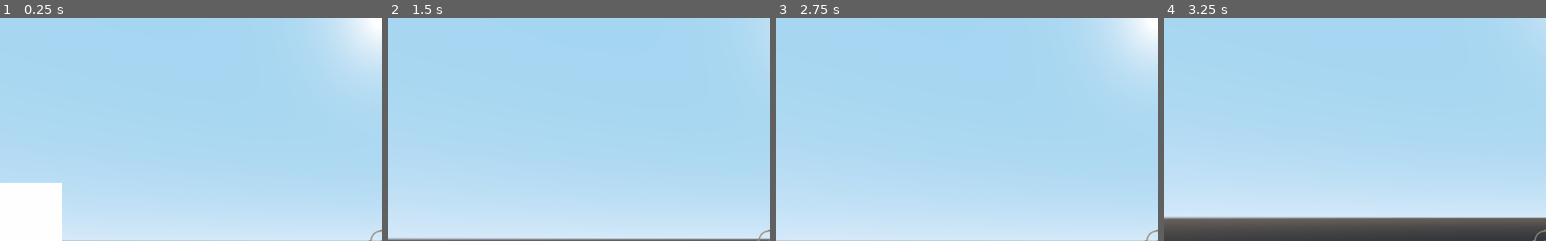
Above: before the commit, frames 1-4 (left to right).
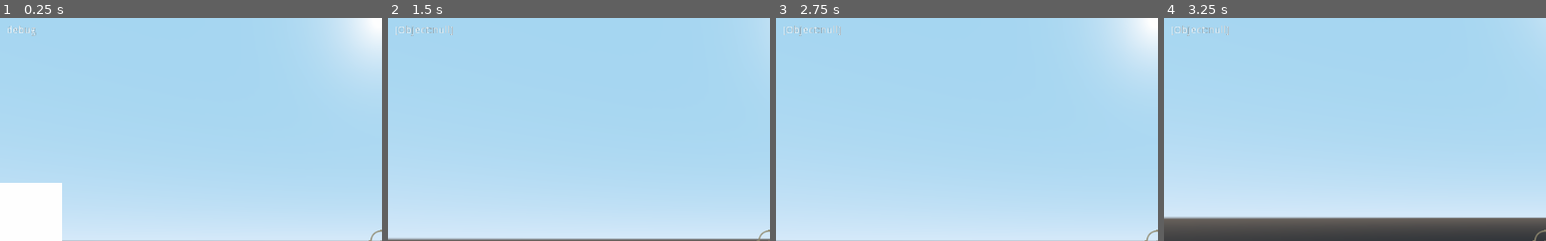
Above: after the commit, the same moments.

Repository: Mordrog/AttackOnPigeon
Game: Godot game, scene res://World.tscn
Same seed, same stepped clock (60 frames per second), same inputs: the game is played once before the commit and once after it.
Inputs (mouse positions are % of the whole screen's width and height, from its top left):
- Up to frame 1 (0.25 s): no input
- Up to frame 2 (1.5 s): tap Enter at 0.5 s; move the mouse to (55, 50) at 0.52 s; press the mouse at (55, 50) at 0.53 s; hold W (move_forwards) from 0.53 s (still down); move the mouse to (45, 50) at 1.27 s; release the mouse at (45, 50) at 1.28 s; click (45, 50) at 1.35 s
- Up to frame 3 (2.75 s): keep holding W (move_forwards); tap R (restart) at 2 s; move the mouse to (52, 48) at 2.02 s; press the mouse at (52, 48) at 2.03 s
- Up to frame 4 (3.25 s): keep holding W (move_forwards); move the mouse to (49, 52) at 2.77 s; release the mouse at (49, 52) at 2.78 s; click (49, 52) at 2.85 s
The pictures show only the part of the screen within x 0-50%, y 0-50%; the shares and areas given below are measured in that part.

The runs differ from the first frame. In frame 1, 0.1% of the frame differs, in the area x 2-10%, y 3-9%; in frame 2, 0.2%, in the area x 2-17%, y 3-9%; in frame 3, 0.2%; in frame 4, 0.2%.

Commit message:
Integrate Michal's changes (Damage indicator)

Diff:
--- /dev/null
+++ b/GameOver.gd
@@ -0,0 +1,16 @@
+extends Node2D
+
+# Declare member variables here. Examples:
+# var a = 2
+# var b = "text"
+
+# Called when the node enters the scene tree for the first time.
+func _physics_process(delta):
+	$"G".set("custom_colors/font_color", Color(1, 0, 0, lerp($"G".get("custom_colors/font_color").a, 1, 0.01)))
+	$"A".set("custom_colors/font_color", Color(1, 0, 0, lerp($"A".get("custom_colors/font_color").a, 1, 0.0095)))
+	$"M".set("custom_colors/font_color", Color(1, 0, 0, lerp($"M".get("custom_colors/font_color").a, 1, 0.009)))
+	$"E".set("custom_colors/font_color", Color(1, 0, 0, lerp($"E".get("custom_colors/font_color").a, 1, 0.0085)))
+	$"O".set("custom_colors/font_color", Color(1, 0, 0, lerp($"O".get("custom_colors/font_color").a, 1, 0.008)))
+	$"V".set("custom_colors/font_color", Color(1, 0, 0, lerp($"V".get("custom_colors/font_color").a, 1, 0.0075)))
+	$"E2".set("custom_colors/font_color", Color(1, 0, 0, lerp($"E2".get("custom_colors/font_color").a, 1, 0.007)))
+	$"R".set("custom_colors/font_color", Color(1, 0, 0, lerp($"R".get("custom_colors/font_color").a, 1, 0.0065)))
--- /dev/null
+++ b/GameOver.tscn
@@ -0,0 +1,133 @@
+[gd_scene load_steps=4 format=2]
+
+[ext_resource path="res://GameOver.gd" type="Script" id=1]
+
+[sub_resource type="Gradient" id=1]
+offsets = PoolRealArray( 0 )
+colors = PoolColorArray( 0, 0, 0, 1 )
+
+[sub_resource type="GradientTexture" id=2]
+gradient = SubResource( 1 )
+
+[node name="GameOver" type="Node2D"]
+script = ExtResource( 1 )
+
+[node name="Background" type="Sprite" parent="."]
+visible = false
+position = Vector2( 0, 300.714 )
+scale = Vector2( 1, 602.428 )
+texture = SubResource( 2 )
+__meta__ = {
+"_edit_lock_": true
+}
+
+[node name="G" type="Label" parent="."]
+margin_left = 359.228
+margin_top = 157.105
+margin_right = 376.228
+margin_bottom = 173.105
+rect_scale = Vector2( 5, 5 )
+size_flags_vertical = 5
+custom_colors/font_color = Color( 1, 0, 0, 0 )
+custom_colors/font_color_shadow = Color( 0, 0, 0, 1 )
+text = "G"
+align = 1
+valign = 1
+
+[node name="A" type="Label" parent="."]
+margin_left = 434.38
+margin_top = 148.048
+margin_right = 451.38
+margin_bottom = 164.048
+rect_scale = Vector2( 5, 5 )
+size_flags_vertical = 5
+custom_colors/font_color = Color( 1, 0, 0, 0 )
+custom_colors/font_color_shadow = Color( 0, 0, 0, 1 )
+text = "A"
+align = 1
+valign = 1
+
+[node name="M" type="Label" parent="."]
+margin_left = 517.321
+margin_top = 143.864
+margin_right = 534.321
+margin_bottom = 159.864
+rect_scale = Vector2( 5, 5 )
+size_flags_vertical = 5
+custom_colors/font_color = Color( 1, 0, 0, 0 )
+custom_colors/font_color_shadow = Color( 0, 0, 0, 1 )
+text = "M"
+align = 1
+valign = 1
+
+[node name="E" type="Label" parent="."]
+margin_left = 588.834
+margin_top = 154.414
+margin_right = 605.834
+margin_bottom = 170.414
+rect_scale = Vector2( 5, 5 )
+size_flags_vertical = 5
+custom_colors/font_color = Color( 1, 0, 0, 0 )
+custom_colors/font_color_shadow = Color( 0, 0, 0, 1 )
+text = "E"
+align = 1
+valign = 1
+
+[node name="O" type="Label" parent="."]
+margin_left = 372.001
+margin_top = 258.079
+margin_right = 389.001
+margin_bottom = 274.079
+rect_scale = Vector2( 5, 5 )
+size_flags_vertical = 5
+custom_colors/font_color = Color( 1, 0, 0, 0 )
+custom_colors/font_color_shadow = Color( 0, 0, 0, 1 )
+text = "O"
+align = 1
+valign = 1
+
+[node name="V" type="Label" parent="."]
+margin_left = 448.494
+margin_top = 261.241
+margin_right = 465.494
+margin_bottom = 277.241
+rect_scale = Vector2( 5, 5 )
+size_flags_vertical = 5
+custom_colors/font_color = Color( 1, 0, 0, 0 )
+custom_colors/font_color_shadow = Color( 0, 0, 0, 1 )
+text = "V"
+align = 1
+valign = 1
+
+[node name="E2" type="Label" parent="."]
+margin_left = 510.59
+margin_top = 256.688
+margin_right = 527.59
+margin_bottom = 272.688
+rect_scale = Vector2( 5, 5 )
+size_flags_vertical = 5
+custom_colors/font_color = Color( 1, 0, 0, 0 )
+custom_colors/font_color_shadow = Color( 0, 0, 0, 1 )
+text = "E"
+align = 1
+valign = 1
+
+[node name="R" type="Label" parent="."]
+margin_left = 567.995
+margin_top = 260.107
+margin_right = 584.995
+margin_bottom = 276.107
+rect_scale = Vector2( 5, 5 )
+size_flags_vertical = 5
+custom_colors/font_color = Color( 1, 0, 0, 0 )
+custom_colors/font_color_shadow = Color( 0, 0, 0, 1 )
+text = "R"
+align = 1
+valign = 1
+
+[node name="Button" type="Button" parent="."]
+margin_left = 348.0
+margin_top = 371.0
+margin_right = 693.0
+margin_bottom = 477.0
+text = "Continue"
--- a/World.tscn
+++ b/World.tscn
@@ -1,7 +1,13 @@
-[gd_scene load_steps=3 format=2]
+[gd_scene load_steps=5 format=2]
 
 [ext_resource path="res://player.tscn" type="PackedScene" id=1]
 [ext_resource path="res://enemy.tscn" type="PackedScene" id=2]
+
+[sub_resource type="Gradient" id=1]
+colors = PoolColorArray( 1, 0, 0, 1, 1, 0, 0, 1 )
+
+[sub_resource type="GradientTexture" id=2]
+gradient = SubResource( 1 )
 
 [node name="World" type="Spatial"]
 
@@ -15,7 +21,7 @@
 transform = Transform( 1, 0, 0, 0, 1, 0, 0, 0, 1, -2.94917, 0, -3.50874 )
 
 [node name="Enemy3" parent="." instance=ExtResource( 2 )]
-transform = Transform( 1, 0, 0, 0, 1, 0, 0, 0, 1, -2.94917, 0, 2.49126 )
+transform = Transform( 1, 0, 0, 0, 1, 0, 0, 0, 1, -2.94917, 5.08405, 2.46534 )
 
 [node name="Enemy4" parent="." instance=ExtResource( 2 )]
 transform = Transform( 1, 0, 0, 0, 1, 0, 0, 0, 1, -8.94917, 0, 3.49126 )
@@ -25,3 +31,19 @@
 
 [node name="Enemy6" parent="." instance=ExtResource( 2 )]
 transform = Transform( 1, 0, 0, 0, 1, 0, 0, 0, 1, -0.949173, 0, -7.50875 )
+
+[node name="gui" type="CanvasLayer" parent="."]
+
+[node name="TextureRect" type="TextureRect" parent="gui"]
+modulate = Color( 1, 1, 1, 0 )
+margin_right = 225.0
+margin_bottom = 586.0
+texture = SubResource( 2 )
+expand = true
+
+[node name="debug" type="Label" parent="gui"]
+margin_left = 10.0
+margin_top = 10.0
+margin_right = 50.0
+margin_bottom = 24.0
+text = "debug"
--- a/enemy.gd
+++ b/enemy.gd
@@ -27,7 +27,10 @@
     if raycast.is_colliding():
         var coll = raycast.get_collider()
         if coll != null and coll.name == "Player":
-            coll.kill()
+            coll.damage(1)
+            var pushback = coll.translation - translation
+            pushback.y = 0
+            coll.translation += pushback
 
 
 func kill():
--- a/enemy.tscn
+++ b/enemy.tscn
@@ -64,4 +64,4 @@
 texture = ExtResource( 2 )
 vframes = 2
 hframes = 5
-frame = 9
+frame = 6
--- a/player.gd
+++ b/player.gd
@@ -6,6 +6,13 @@
 
 onready var anim_player = $AnimationPlayer
 onready var raycast = $RayCast
+onready var health_rect = $CanvasLayer/Health
+
+const MAX_HEALTH = 10.0
+const MAX_HEALTH_RED = 0.5
+const HIT_HEALTH_RED = 0.75
+
+var health = MAX_HEALTH
 
 func _ready():
 	Input.set_mouse_mode(Input.MOUSE_MODE_CAPTURED)
@@ -18,6 +25,7 @@
 		rotation_degrees.x -= MOUSE_SENS_VERTICAL * event.relative.y
 
 func _process(delta):
+	health_rect.modulate.a = lerp(health_rect.modulate.a, MAX_HEALTH_RED - (health/MAX_HEALTH), 0.05)
 	if Input.is_action_pressed("exit"):
 		get_tree().quit()
 	if Input.is_action_pressed("restart"):
@@ -40,9 +48,16 @@
 	if Input.is_action_pressed("shoot") and !anim_player.is_playing():
 		anim_player.play("shoot")
 		var coll = raycast.get_collider()
-		#$"../gui/debug".text = str(raycast.get_collider())
+		$"../gui/debug".text = str(raycast.get_collider())
 		if raycast.is_colliding() and coll.has_method("kill"):
 			coll.kill()
 
+func damage(damage:float):
+	health -= damage
+	if health < 0:
+		kill()
+
+	health_rect.modulate.a += HIT_HEALTH_RED
+
 func kill():
 	get_tree().reload_current_scene()
--- a/player.tscn
+++ b/player.tscn
@@ -1,10 +1,12 @@
-[gd_scene load_steps=6 format=2]
+[gd_scene load_steps=8 format=2]
 
 [ext_resource path="res://player.gd" type="Script" id=1]
 [ext_resource path="res://gun.png" type="Texture" id=2]
 [ext_resource path="res://aim.png" type="Texture" id=3]
 
 [sub_resource type="CapsuleShape" id=1]
+radius = 0.5
+height = 2.0
 
 [sub_resource type="Animation" id=2]
 resource_name = "shoot"
@@ -23,6 +25,13 @@
 "values": [ 1, 2, 3, 0 ]
 }
 
+[sub_resource type="Gradient" id=3]
+offsets = PoolRealArray( 0 )
+colors = PoolColorArray( 1, 0, 0, 1 )
+
+[sub_resource type="GradientTexture" id=4]
+gradient = SubResource( 3 )
+
 [node name="Player" type="KinematicBody"]
 script = ExtResource( 1 )
 
@@ -31,6 +40,7 @@
 shape = SubResource( 1 )
 
 [node name="RayCast" type="RayCast" parent="."]
+transform = Transform( 1, 0, 0, 0, 1, 0, 0, 0, 1, 0, 0, 0 )
 enabled = true
 cast_to = Vector3( 0, 0, -20000 )
 
@@ -53,7 +63,7 @@
 texture = ExtResource( 2 )
 hframes = 4
 
-[node name="TextureRect" type="TextureRect" parent="CanvasLayer"]
+[node name="Crosshair" type="TextureRect" parent="CanvasLayer"]
 anchor_left = 0.5
 anchor_top = 0.5
 anchor_right = 0.5
@@ -61,3 +71,11 @@
 margin_left = -16.0
 margin_top = -16.0
 texture = ExtResource( 3 )
+
+[node name="Health" type="TextureRect" parent="CanvasLayer"]
+modulate = Color( 1, 0, 0, 0 )
+show_behind_parent = true
+margin_right = 1024.0
+margin_bottom = 602.0
+texture = SubResource( 4 )
+expand = true
--- /dev/null
+++ b/radial_gradient.shader
@@ -0,0 +1,9 @@
+shader_type canvas_item;
+
+uniform sampler2D gradient;
+
+void fragment() {
+	float d = length(2.0 * UV - 1.0);
+	vec4 col = texture(gradient, vec2(d/1.4, 0));
+	COLOR = col;
+}
